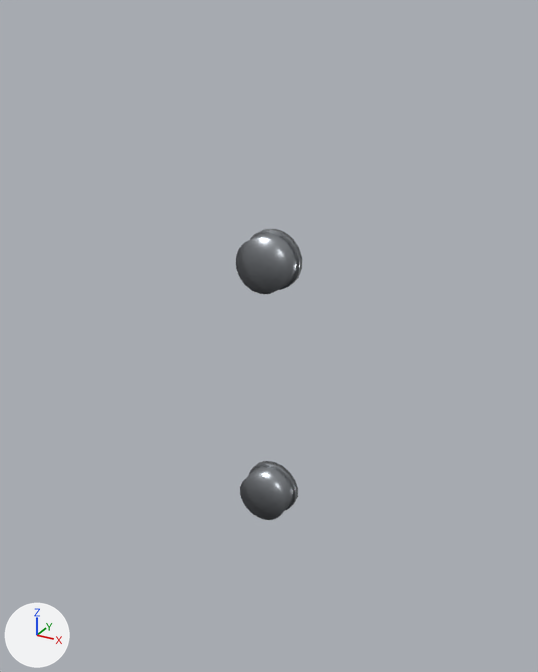
Two versions of the glTF model public/parts/cam-housing-stoppers-left.glb, one commit apart.
One viewpoint serves both versions: a camera (50 mm lens) standing at (-207.7, 93.5, 64.6) and looking at (-269.6, 205.9, 8.4). The axes (+X, +Y, +Z) are drawn at lower left. The lights are the same throughout. The older version comes first.
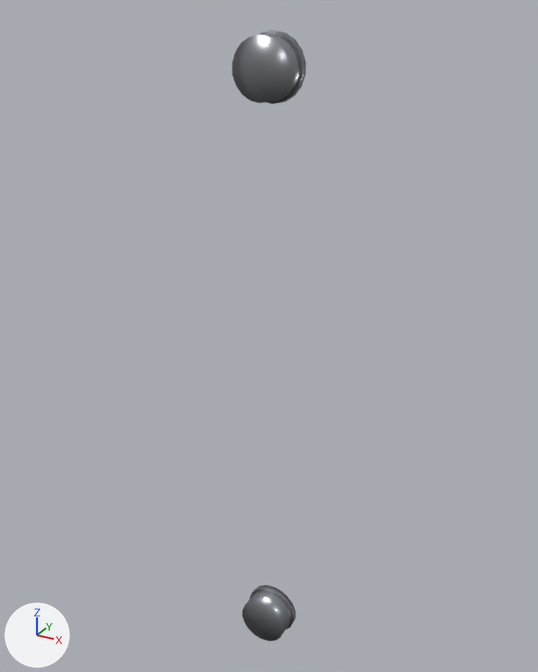
Changed parts and their boxes (x1, y1, x2, y2) in the pictures (538 x 672 px):
'Mesh_0.001', moved: before (236, 228, 302, 294); after (232, 30, 306, 104)
'Mesh_0', moved: before (240, 461, 298, 520); after (242, 585, 296, 641)

The change, as a diff of the scene's bpy script:
```diff
--- a/public/parts/cam-housing-stoppers-left.glb.py
+++ b/public/parts/cam-housing-stoppers-left.glb.py
@@ ob_mesh_0 @@
 ob_mesh_0.parent = ob_cam_housing_stoppers_left_inst0
-ob_mesh_0.location = (-268.0, 202.6, -24.0)
+ob_mesh_0.location = (-268.0, 202.6, -56.0)
 ob_mesh_0.rotation_euler = (-1.571, 0.0, 0.0)  # degrees (-90, 0, 0)
@@ ob_mesh_0_001 @@
 ob_mesh_0_001.parent = ob_cam_housing_stoppers_left_inst0
-ob_mesh_0_001.location = (-268.0, 202.6, 24.0)
+ob_mesh_0_001.location = (-268.0, 202.6, 56.0)
 ob_mesh_0_001.rotation_euler = (-1.571, 0.0, 0.0)  # degrees (-90, 0, 0)
```
